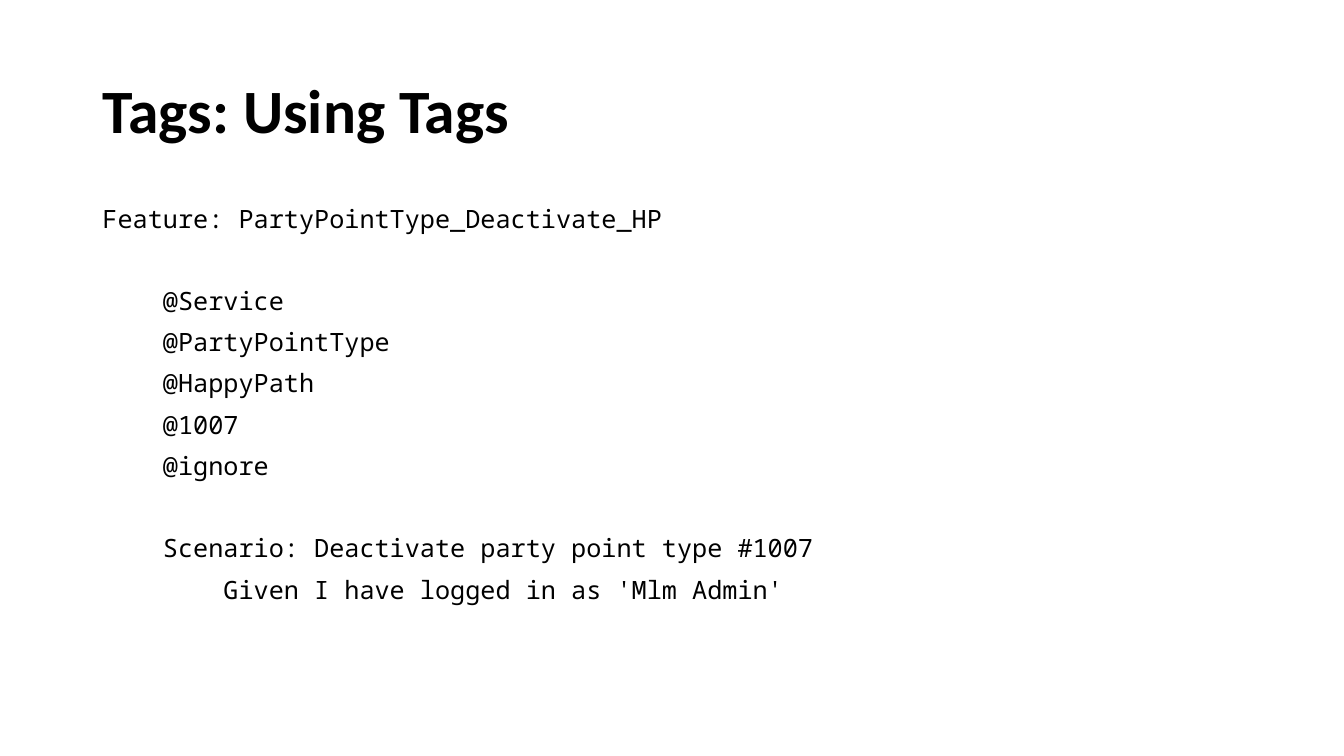
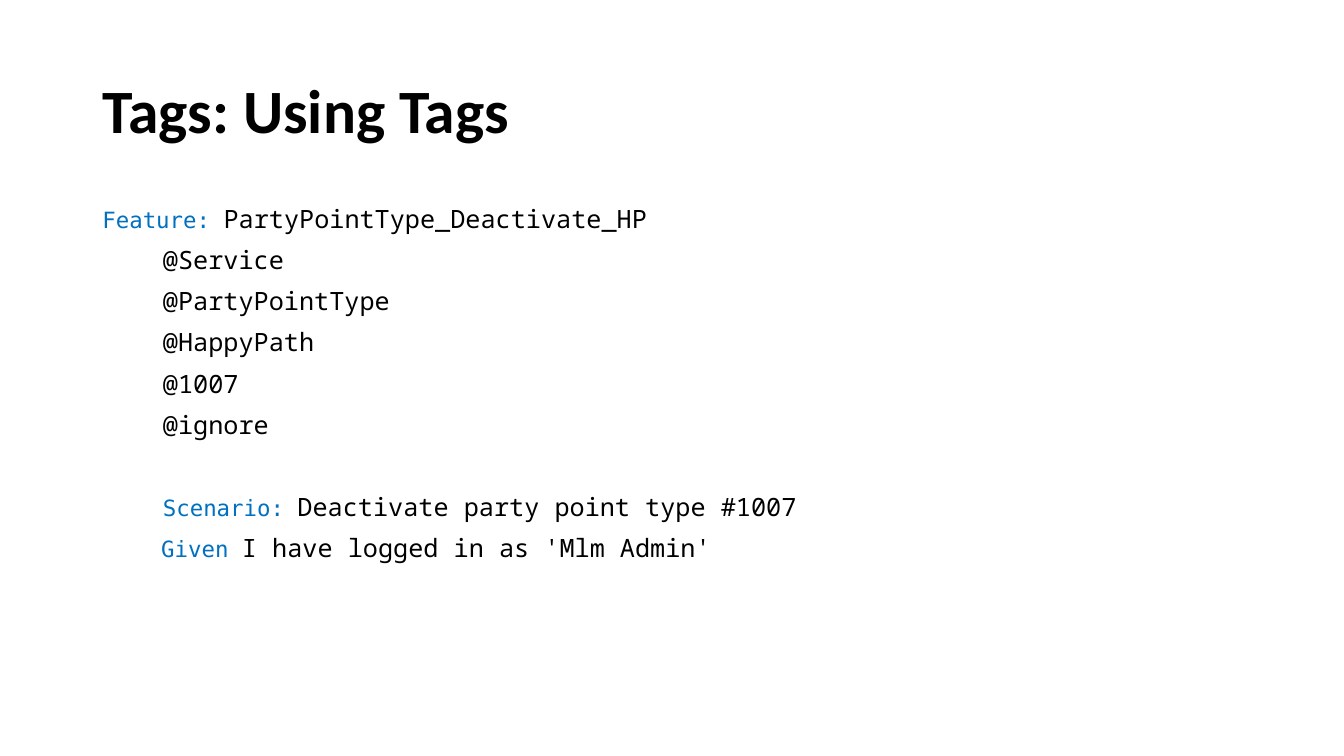
Before and after one commit to fmontazeri/Knowledeg, a slide deck: slide 17 of Gherkin.pptx (slide 16 before the commit). Drawn at 1344x756 pixels with LibreOffice and Linux fonts; fonts in the diff are those of the drawing. Boxes give left, top, right and bottom in pixels: in the first picture for what was removed or moved away, otherwise in the second. Text is boxed around its words. In the diff, an @@ line names an element or a change of style, - is before the commit and + after.

```diff
--- a/Gherkin.pptx
+++ b/Gherkin.pptx
@@ text at bbox=[102, 209, 797, 563]: size 18 to 16 pt, font Noto Sans Mono to DejaVu Sans Mono, text colour #000000 to #0070C0 in "Feature:", "Scenario:", "Given" @@
```
Also in this commit, not shown: 3 other slides changed, 1 slide added.
